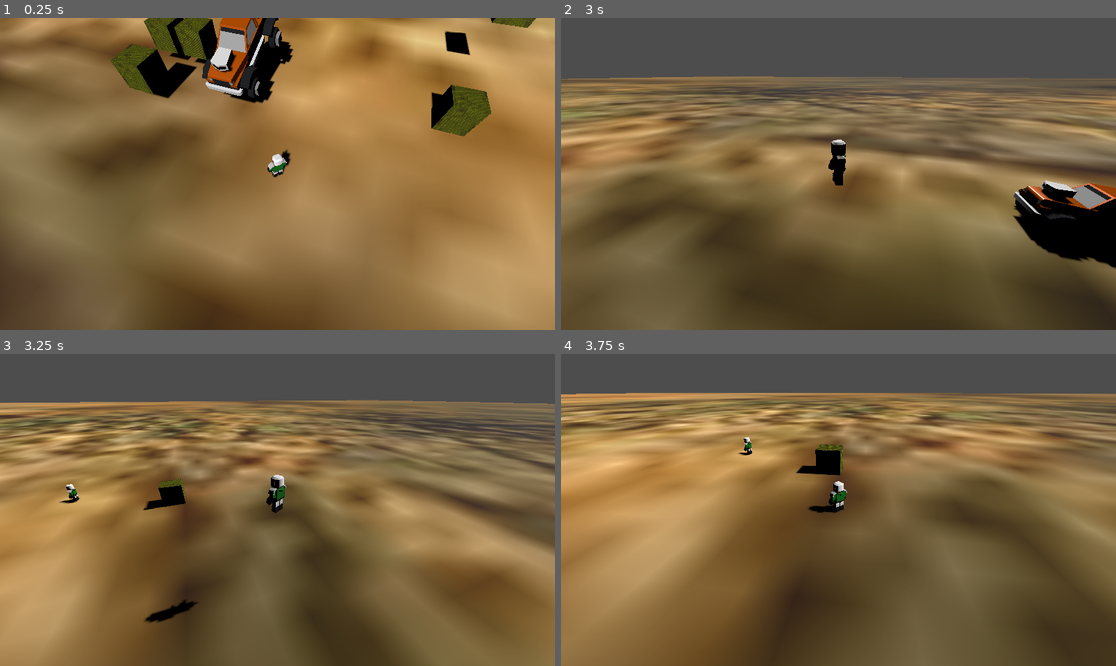
Above: before the commit, frames 1-4 (two rows, left to right).
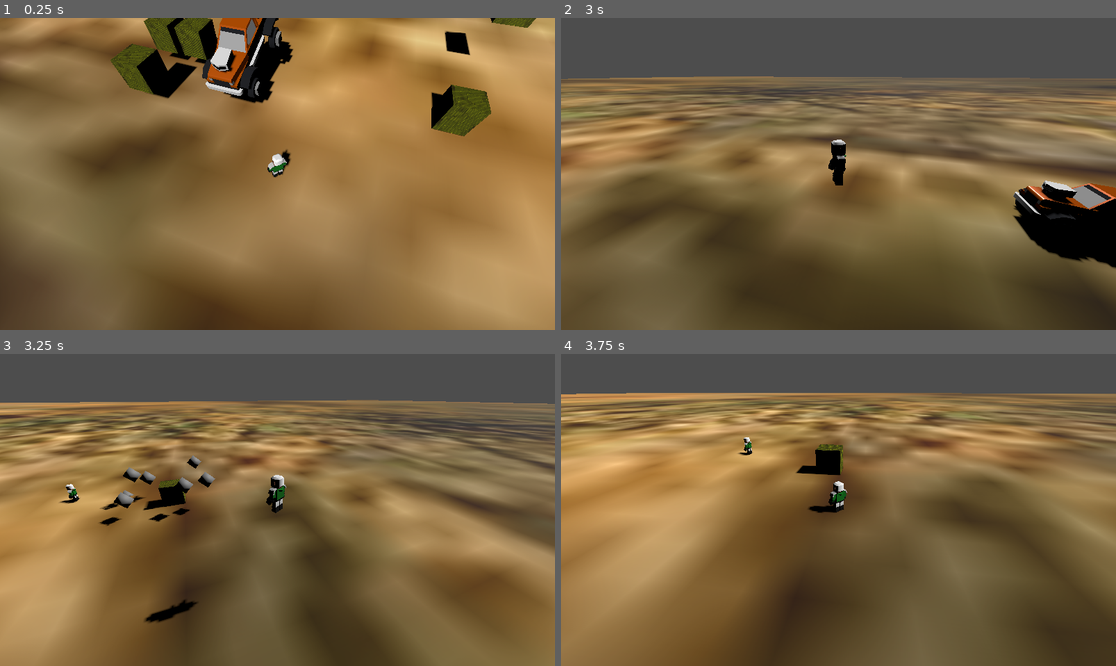
Above: after the commit, the same moments.

Repository: kevinlights/ChocoDriver
Game: Godot game, scene res://run/levels/infinite_level.tscn
The game is run twice, just before and just after one commit, with the same random seed, the same clock (stepped at 60 frames per second) and the same inputs. Sound files missing from this copy of the repository are replaced by a short silence.
Inputs:
- Up to frame 1 (0.25 s): no input
- Up to frame 2 (3 s): tap Enter (get_in) at 0.5 s; hold Right (move_right) 0.53-1.28 s; hold Enter (get_in) 0.53-1.28 s; hold Down (move_back) 1.28-2.03 s; tap Space (main) at 1.35, 2.85 s; hold Right (move_right) 2.03-2.78 s; hold Enter (get_in) 2.03-2.78 s; hold Up (move_forward) from 2.78 s (still down)
- Up to frame 3 (3.25 s): keep holding Up (move_forward)
- Up to frame 4 (3.75 s): release Up (move_forward) at 3.53 s; hold Left (move_left) from 3.53 s (still down); hold Enter (get_in) from 3.53 s (still down)

Frames 1-2 are identical in both runs. In frame 3, 0.7% of the frame differs, in the area x 17-39%, y 32-56%; in frame 4, nothing differs.

Commit message:
:art: Implement first particle emission on crash

Diff:
--- a/godot/component/entity/vehicles/seated_vehicle.gd
+++ b/godot/component/entity/vehicles/seated_vehicle.gd
@@ -30,8 +30,12 @@
 
 func _crash_on(body: Node3D) -> void:
 	var crash_effect: CrashEffect = CRASH_EFFECT.instantiate()
-	crash_effect.position = body.get_position()
+	crash_effect.position = _get_contact_from(body)
 	get_parent_node_3d().add_child(crash_effect)
+
+
+func _get_contact_from(body: Node3D) -> Vector3:
+	return body.get_position()
 
 
 ## Need to be overridden to return an available seat
--- a/godot/effect/crash/crash.tscn
+++ b/godot/effect/crash/crash.tscn
@@ -1,7 +1,26 @@
-[gd_scene load_steps=3 format=3 uid="uid://c4hecxruavnfm"]
+[gd_scene load_steps=8 format=3 uid="uid://c4hecxruavnfm"]
 
 [ext_resource type="Script" path="res://effect/crash/crash.gd" id="1_8bcl0"]
 [ext_resource type="Script" path="res://effect/crash/noise.gd" id="1_xh8ax"]
+[ext_resource type="Script" path="res://effect/crash/splash_gfx.gd" id="3_mi21g"]
+
+[sub_resource type="Curve" id="Curve_2ymgo"]
+_data = [Vector2(0, 1), 0.0, 0.0, 0, 0, Vector2(1, 0), 0.0, 0.0, 0, 0]
+point_count = 2
+
+[sub_resource type="CurveTexture" id="CurveTexture_si023"]
+curve = SubResource("Curve_2ymgo")
+
+[sub_resource type="ParticleProcessMaterial" id="ParticleProcessMaterial_fpdqd"]
+spread = 180.0
+initial_velocity_max = 10.0
+angle_max = 360.0
+scale_curve = SubResource("CurveTexture_si023")
+color = Color(1, 1, 0.372549, 1)
+
+[sub_resource type="SphereMesh" id="SphereMesh_f2rrx"]
+radial_segments = 4
+rings = 1
 
 [node name="Crash" type="Node3D"]
 script = ExtResource("1_8bcl0")
@@ -9,4 +28,12 @@
 [node name="Noise" type="AudioStreamPlayer3D" parent="."]
 script = ExtResource("1_xh8ax")
 
+[node name="GPUParticles3D" type="GPUParticles3D" parent="."]
+emitting = false
+one_shot = true
+explosiveness = 1.0
+process_material = SubResource("ParticleProcessMaterial_fpdqd")
+draw_pass_1 = SubResource("SphereMesh_f2rrx")
+script = ExtResource("3_mi21g")
+
 [connection signal="finished" from="Noise" to="." method="_on_noise_finished"]
--- /dev/null
+++ b/godot/effect/crash/splash_gfx.gd
@@ -0,0 +1,5 @@
+extends GPUParticles3D
+
+
+func _ready() -> void:
+	set_emitting(true)
